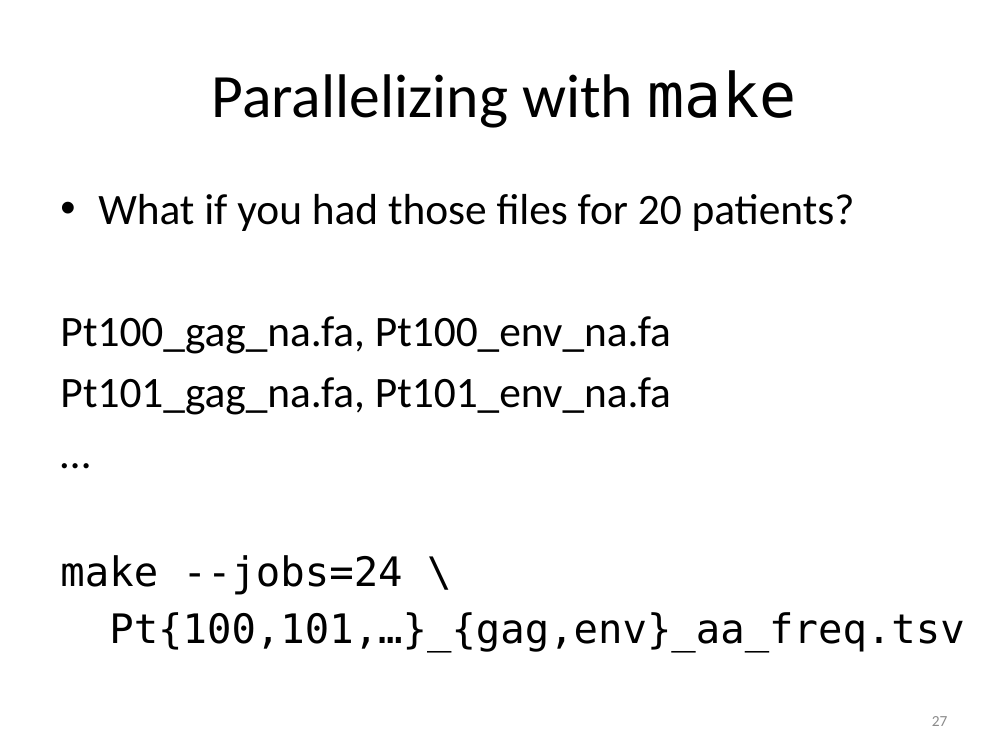
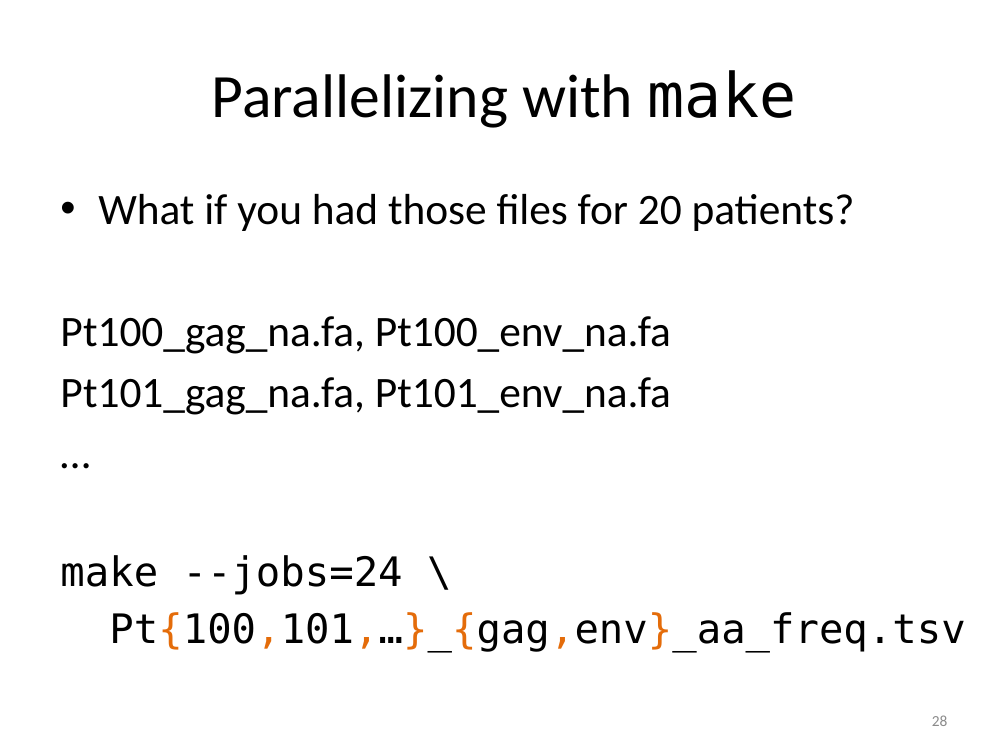
Before and after one commit to tsibley/Workflows-and-Parallel-Processing, a slide deck: slide 28 of CBG-2014-05-21.pptx (slide 27 before the commit). Drawn at 1008x756 pixels with LibreOffice and Linux fonts; fonts in the diff are those of the drawing. Boxes give left, top, right and bottom in pixels: in the first picture for what was removed or moved away, otherwise in the second. Text is boxed around its words. In the diff, an @@ line names an element or a change of style, - is before the commit and + after.

Commit message:
MOAR color

```diff
--- a/CBG-2014-05-21.pptx
+++ b/CBG-2014-05-21.pptx
@@ text at [109, 612, 965, 651]: text colour #000000 to #E46C0A in "Pt{100,101,…}_{gag,env}_aa_freq.tsv" @@
@@ page number at [932, 715, 948, 726]: text changed @@
-27
+28
```
Also in this commit, not shown: 3 other slides changed, 1 slide added.
